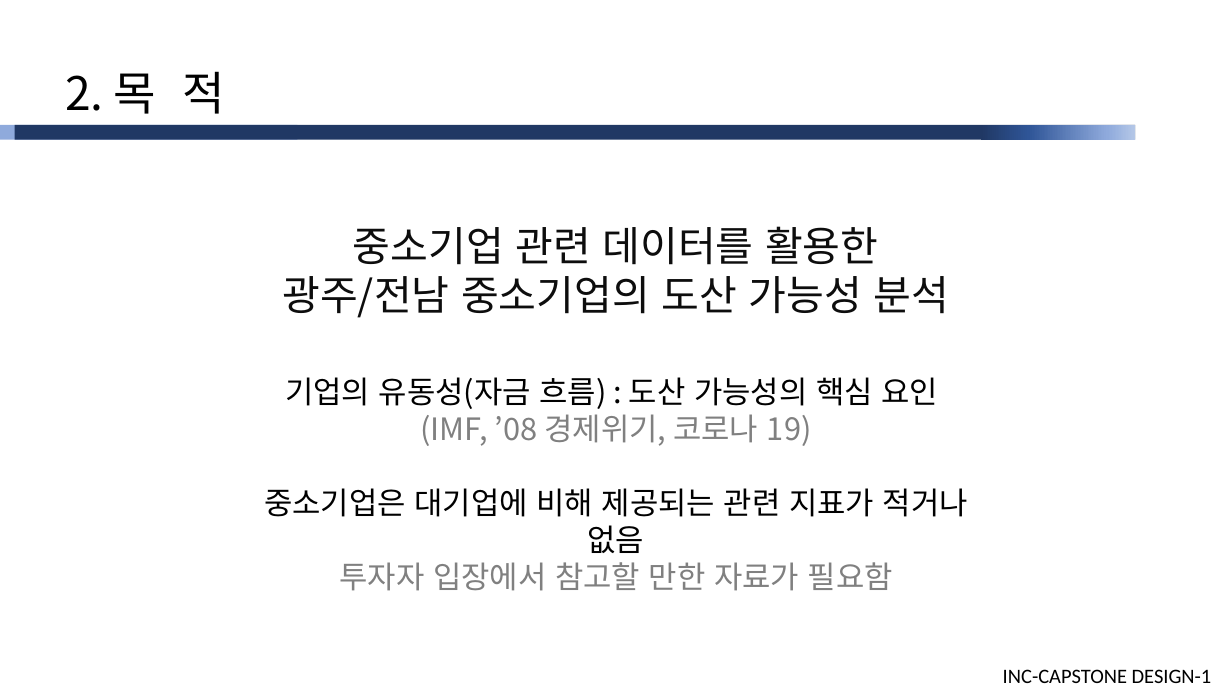
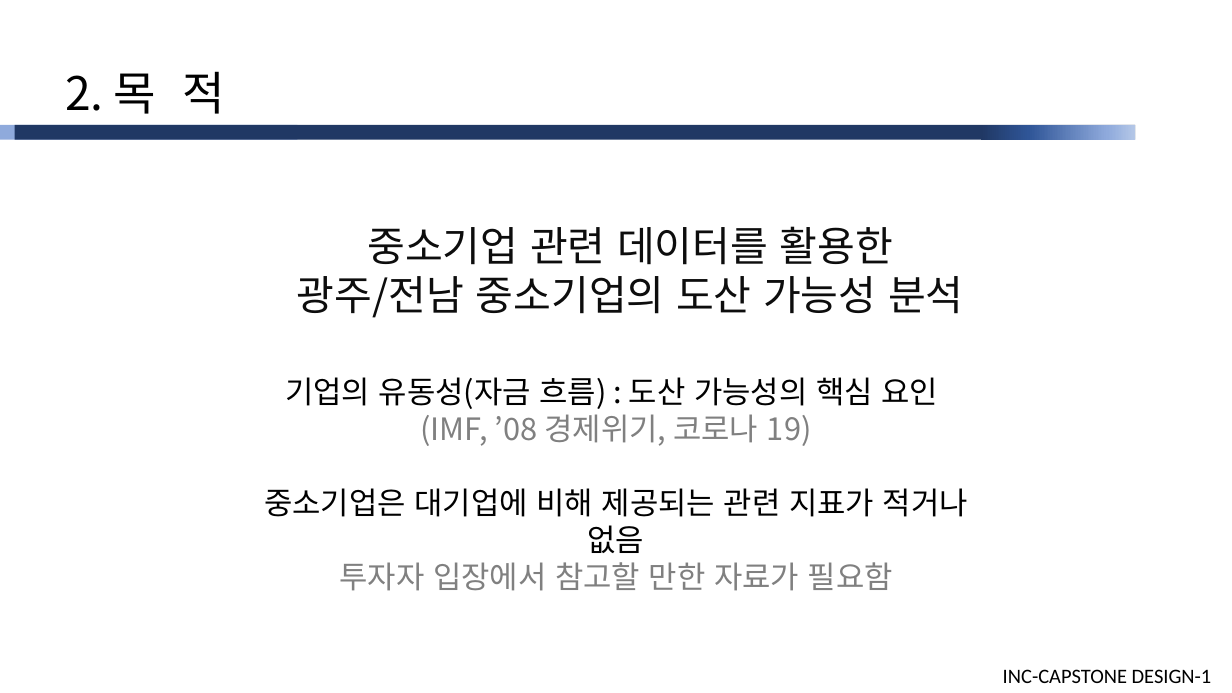
Before and after one commit to cutiecrab/CAR, a slide deck: slide 4 of 주차별 상세/10주/[피드백미반영]산학캡스톤디자인1_발표자료(10주).pptx. Drawn at 1232x693 pixels with LibreOffice and Linux fonts; fonts in the diff are those of the drawing. Boxes give left, top, right and bottom in pixels: in the first picture for what was removed or moved away, otherwise in the second. Text is boxed around its words. In the diff, an @@ line names an element or a change of style, - is before the commit and + after.

```diff
--- a/주차별 상세/10주/[피드백미반영]산학캡스톤디자인1_발표자료(10주).pptx
+++ b/주차별 상세/10주/[피드백미반영]산학캡스톤디자인1_발표자료(10주).pptx
@@ text "중소기업 관련 데이터를 활용한" moved from (x1=282, y1=226, x2=949, y2=318) to (x1=297, y1=226, x2=964, y2=318) @@
```
Also in this commit, not shown: 20 other slides changed, 7 slides added, 3 slides removed.
